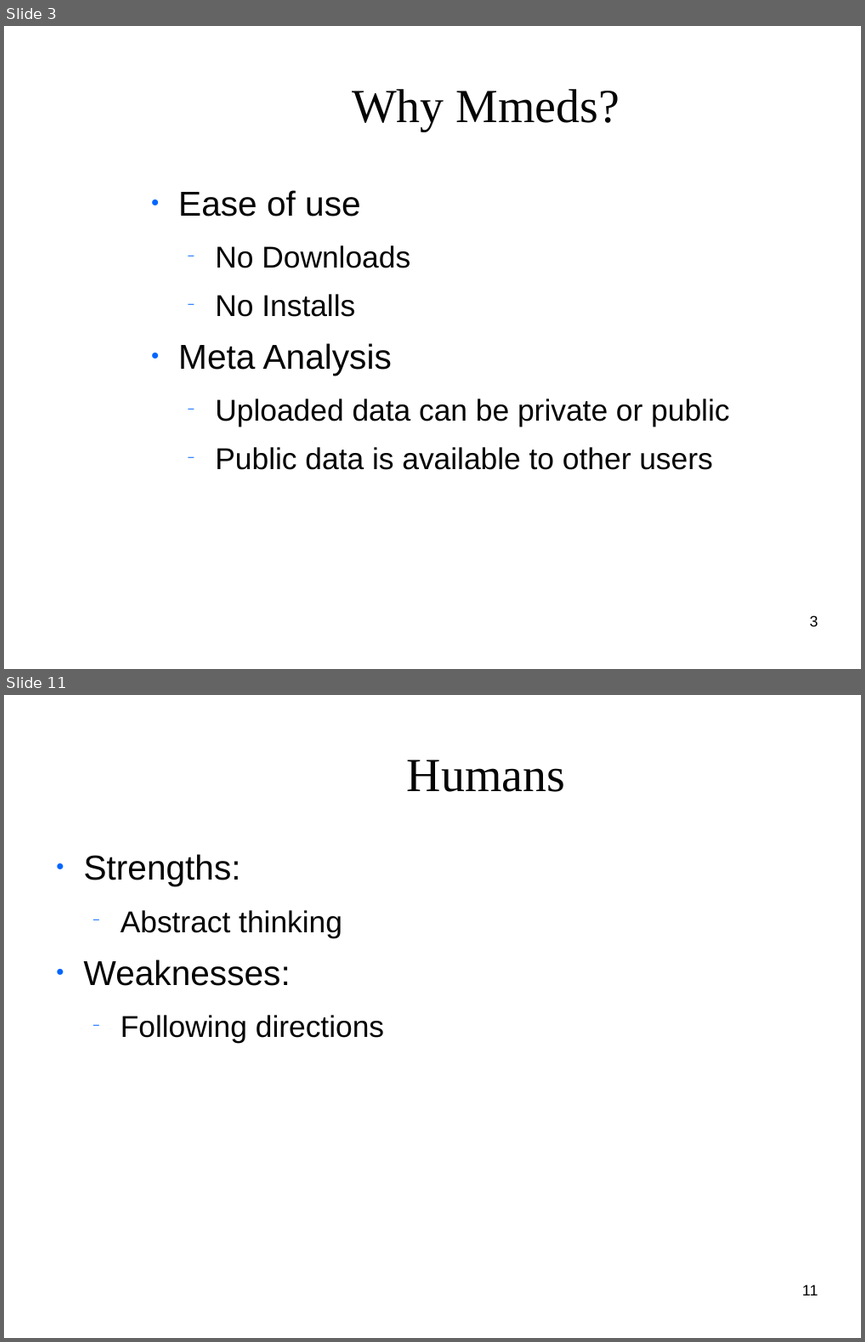
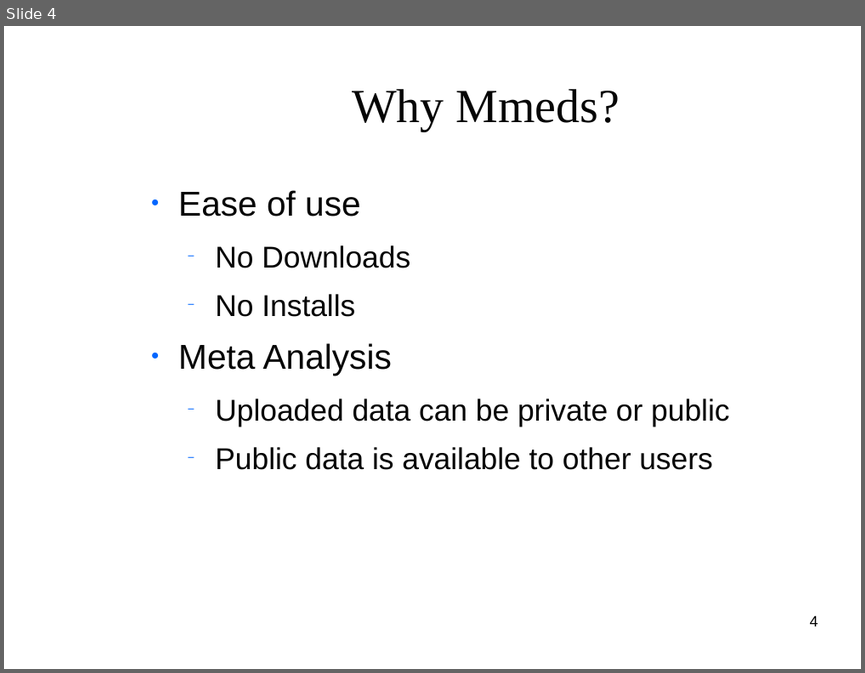
Before and after one commit to clemente-lab/mmeds-meta, a slide deck: sql/mmeds.odp. Shown one above the other, each under a label of ours: slides 3 and 11 before the commit, slide 4 after it; the slides between them are not shown. The pictures are 865x1342 and 865x673 pixels, drawn with LibreOffice and Linux fonts; fonts in the diff are those of the drawing; background and template pictures are left out. Boxes give left, top, right and bottom in pixels: in the first picture for what was removed or moved away, otherwise in the second. Text is boxed around its words. In the diff, an @@ line names an element or a change of style, - is before the commit and + after.

```diff
--- a/sql/mmeds.odp
+++ b/sql/mmeds.odp
@@ slide 11 removed at (x1=4, y1=695, x2=861, y2=1338), background picture (left out) @@
@@ title removed at (x1=407, y1=760, x2=565, y2=792) @@
-Humans
@@ text removed at (x1=84, y1=854, x2=384, y2=1043) @@
-● Strengths:
-  − Abstract thinking
-● Weaknesses:
-  − Following directions
@@ page number removed at (x1=802, y1=1284, x2=817, y2=1295) @@
-11
@@ what was slide 3 is now slide 4 @@
@@ page number at (x1=810, y1=615, x2=818, y2=626): text changed @@
-3
+4
```
Also in this commit, not shown: 7 slides changed, 4 slides added, 2 other slides removed, 25 other files.
